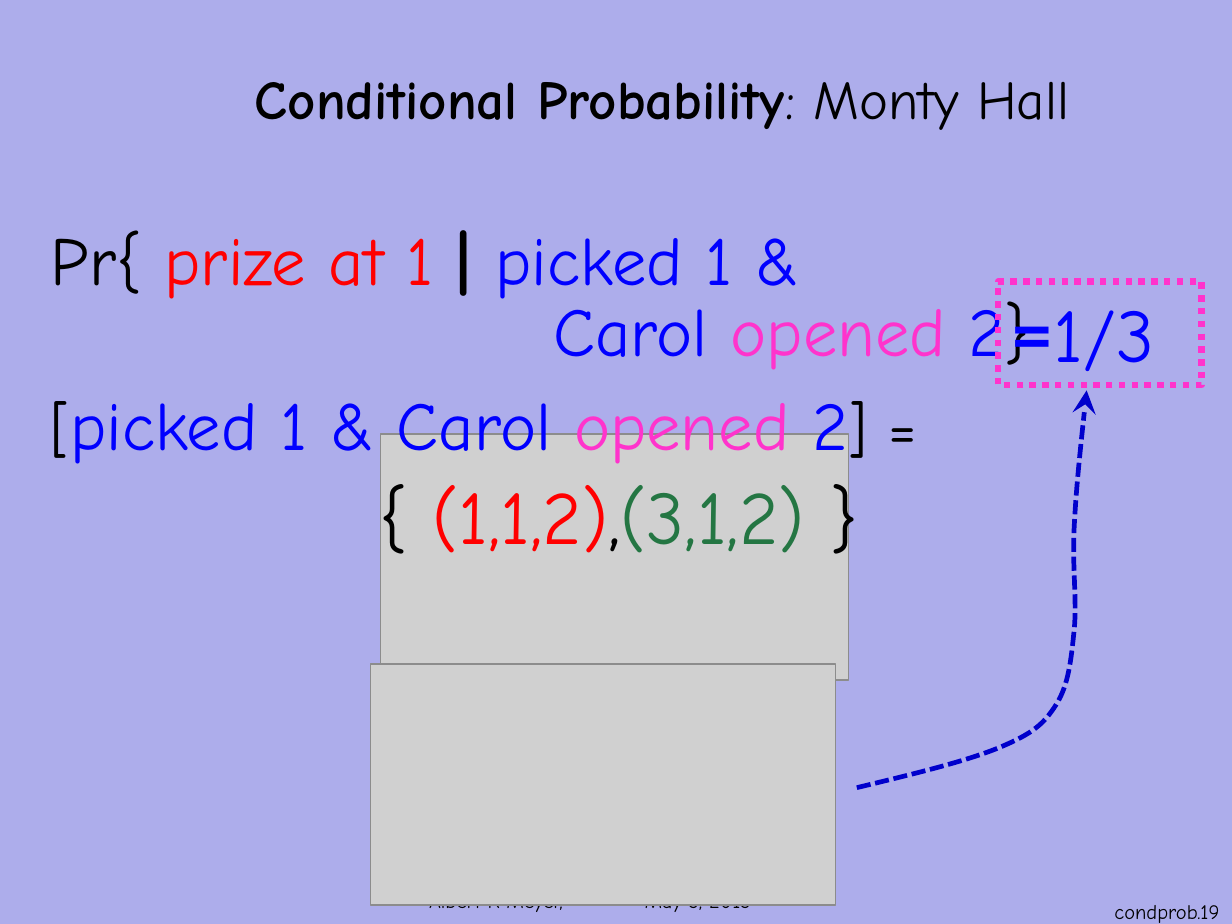
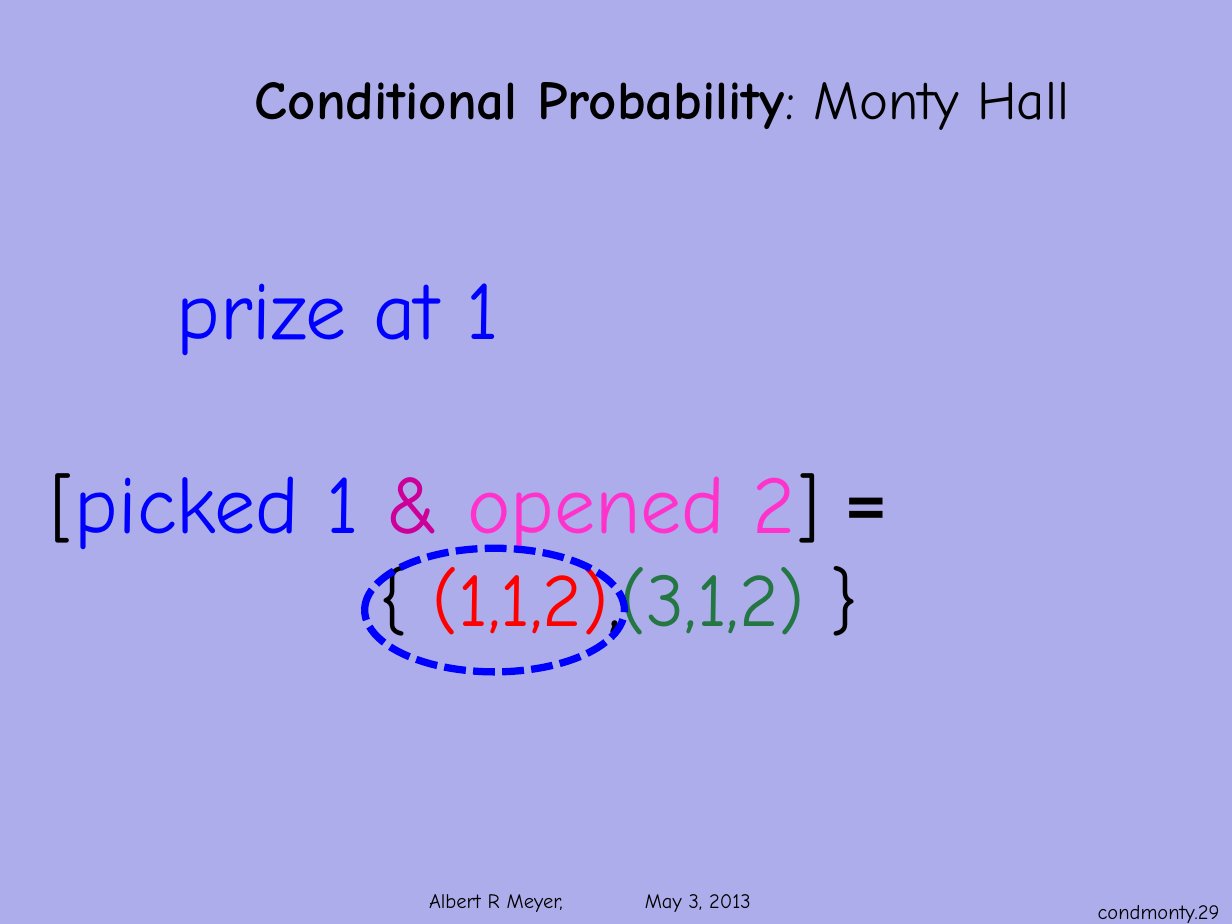
Before and after one commit to armeyer/mcs_web, a slide deck: slide 29 of spring13/slides13/conditional-monty.pptx (slide 19 before the commit). Drawn at 1232x924 pixels with LibreOffice and Linux fonts; fonts in the diff are those of the drawing; grey boxes stand for pictures; background and template pictures are left out. Boxes give left, top, right and bottom in pixels: in the first picture for what was removed or moved away, otherwise in the second. Text is boxed around its words. In the diff, an @@ line names an element or a change of style, - is before the commit and + after.

Commit message:
add cp14m, edit prob-conditional conditional-monty.pptx

```diff
--- a/spring13/slides13/conditional-monty.pptx
+++ b/spring13/slides13/conditional-monty.pptx
@@ text "prize at 1" moved from (x1=51, y1=230, x2=1029, y2=553) to (x1=75, y1=283, x2=804, y2=651) @@
@@ text at (x1=75, y1=283, x2=796, y2=559): text changed; size 40 to 48 pt @@
-Pr{ prize at 1 | picked 1 &
-Carol opened 2}
-[picked 1 & Carol opened 2] =
+prize at 1
+[picked 1 & opened 2] =
@@ rectangle removed at (x1=998, y1=281, x2=1201, y2=384) @@
-=1/3
@@ freeform shape removed at (x1=857, y1=391, x2=1088, y2=787) @@
@@ picture removed at (x1=381, y1=434, x2=849, y2=680) @@
@@ ellipse added at (x1=365, y1=548, x2=625, y2=671), outline #0000FF 4.25 pt dashed @@
@@ picture removed at (x1=371, y1=664, x2=835, y2=906) @@
@@ page number at (x1=1098, y1=905, x2=1220, y2=923): text changed @@
-condprob.19
+condmonty.29
```
Also in this commit, not shown: 15 other slides changed, 18 slides added, 1 slide removed, 2 other files.
